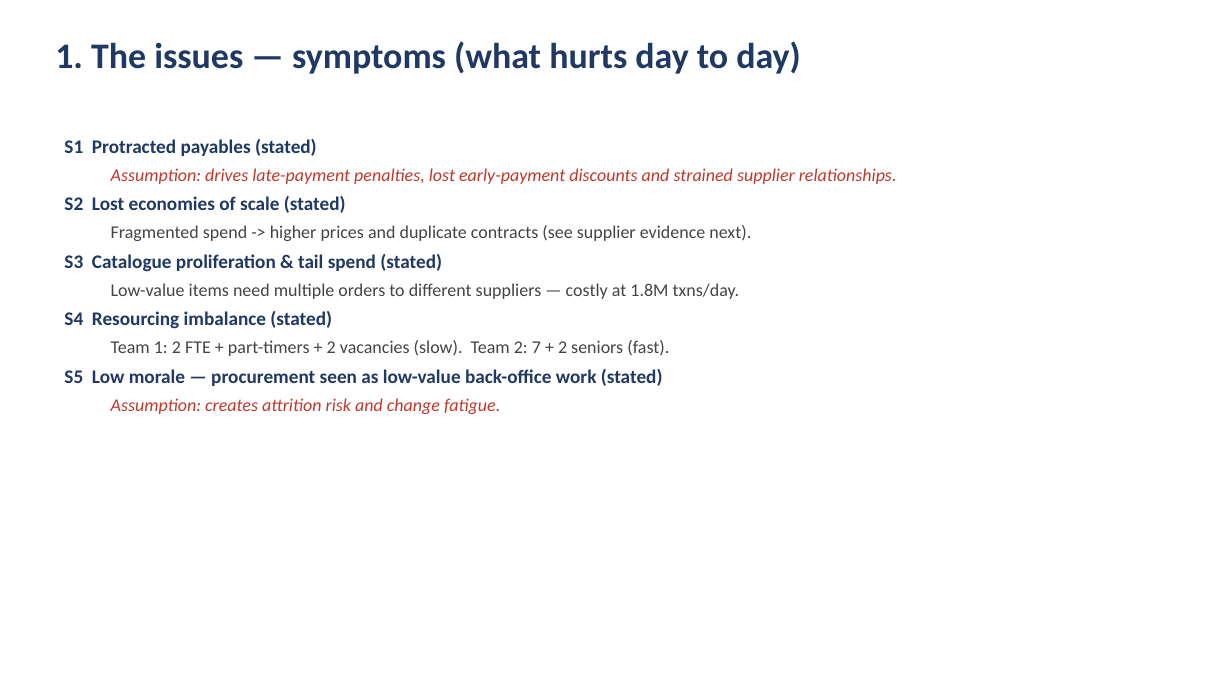
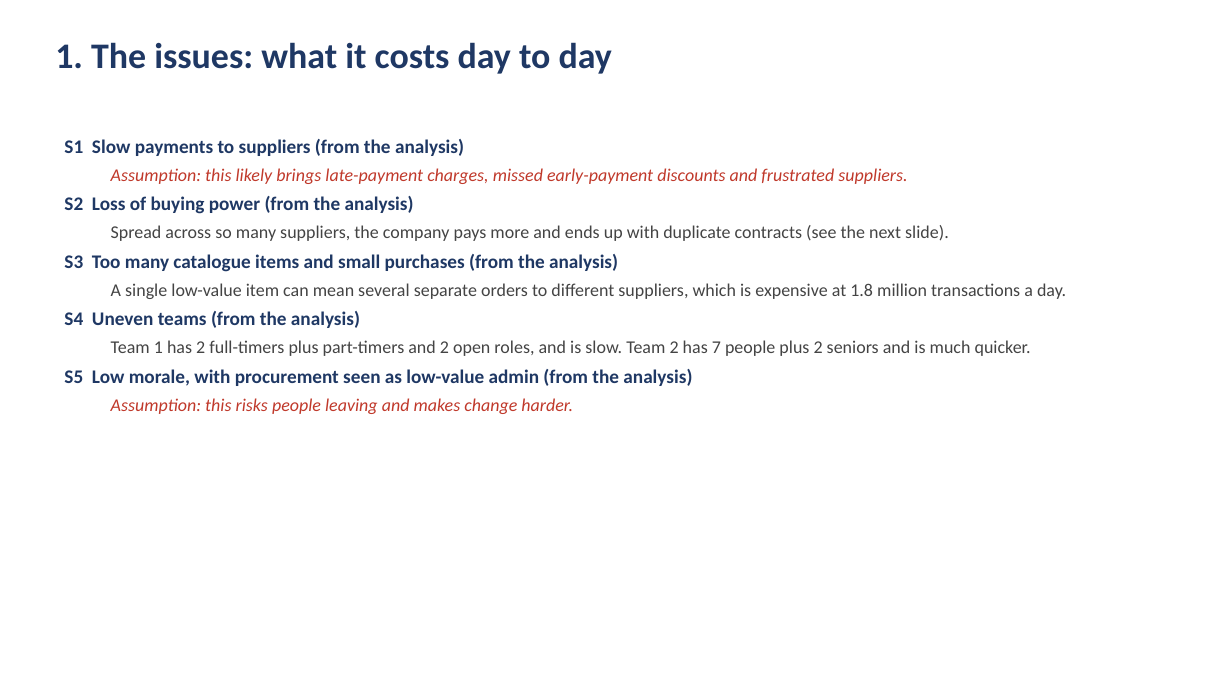
Before and after one commit to DAVIDEJI20/-irri-website, a slide deck: slide 4 of NextTech_Procurement_Analysis.pptx. Drawn at 1232x693 pixels with LibreOffice and Linux fonts; fonts in the diff are those of the drawing. Boxes give left, top, right and bottom in pixels: in the first picture for what was removed or moved away, otherwise in the second. Text is boxed around its words. In the diff, an @@ line names an element or a change of style, - is before the commit and + after.

```diff
--- a/NextTech_Procurement_Analysis.pptx
+++ b/NextTech_Procurement_Analysis.pptx
@@ text at (x1=55, y1=42, x2=612, y2=74): text changed @@
-1. The issues — symptoms (what hurts day to day)
+1. The issues: what it costs day to day
@@ text at (x1=64, y1=139, x2=1066, y2=414): text changed @@
-S1 Protracted payables (stated)
-  Assumption: drives late-payment penalties, lost early-payment discounts and strained supplier relationships.
-S2 Lost economies of scale (stated)
-  Fragmented spend -> higher prices and duplicate contracts (see supplier evidence next).
-S3 Catalogue proliferation & tail spend (stated)
-  Low-value items need multiple orders to different suppliers — costly at 1.8M txns/day.
-S4 Resourcing imbalance (stated)
-  Team 1: 2 FTE + part-timers + 2 vacancies (slow). Team 2: 7 + 2 seniors (fast).
-S5 Low morale — procurement seen as low-value back-office work (stated)
-  Assumption: creates attrition risk and change fatigue.
+S1 Slow payments to suppliers (from the analysis)
+  Assumption: this likely brings late-payment charges, missed early-payment discounts and frustrated suppliers.
+S2 Loss of buying power (from the analysis)
+  Spread across so many suppliers, the company pays more and ends up with duplicate contracts (see the next slide).
+S3 Too many catalogue items and small purchases (from the analysis)
+  A single low-value item can mean several separate orders to different suppliers, which is expensive at 1.8 million transactions a day.
+S4 Uneven teams (from the analysis)
+  Team 1 has 2 full-timers plus part-timers and 2 open roles, and is slow. Team 2 has 7 people plus 2 seniors and is much quicker.
+S5 Low morale, with procurement seen as low-value admin (from the analysis)
+  Assumption: this risks people leaving and makes change harder.
```
Also in this commit, not shown: 11 other slides changed, 1 other file.
